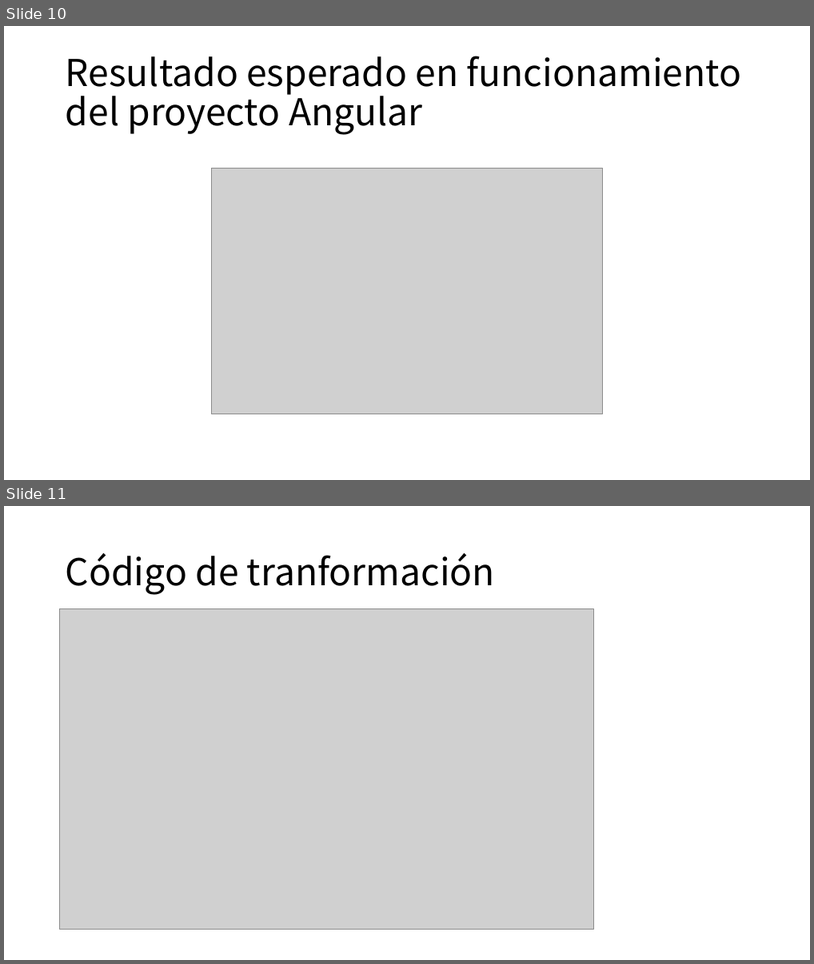
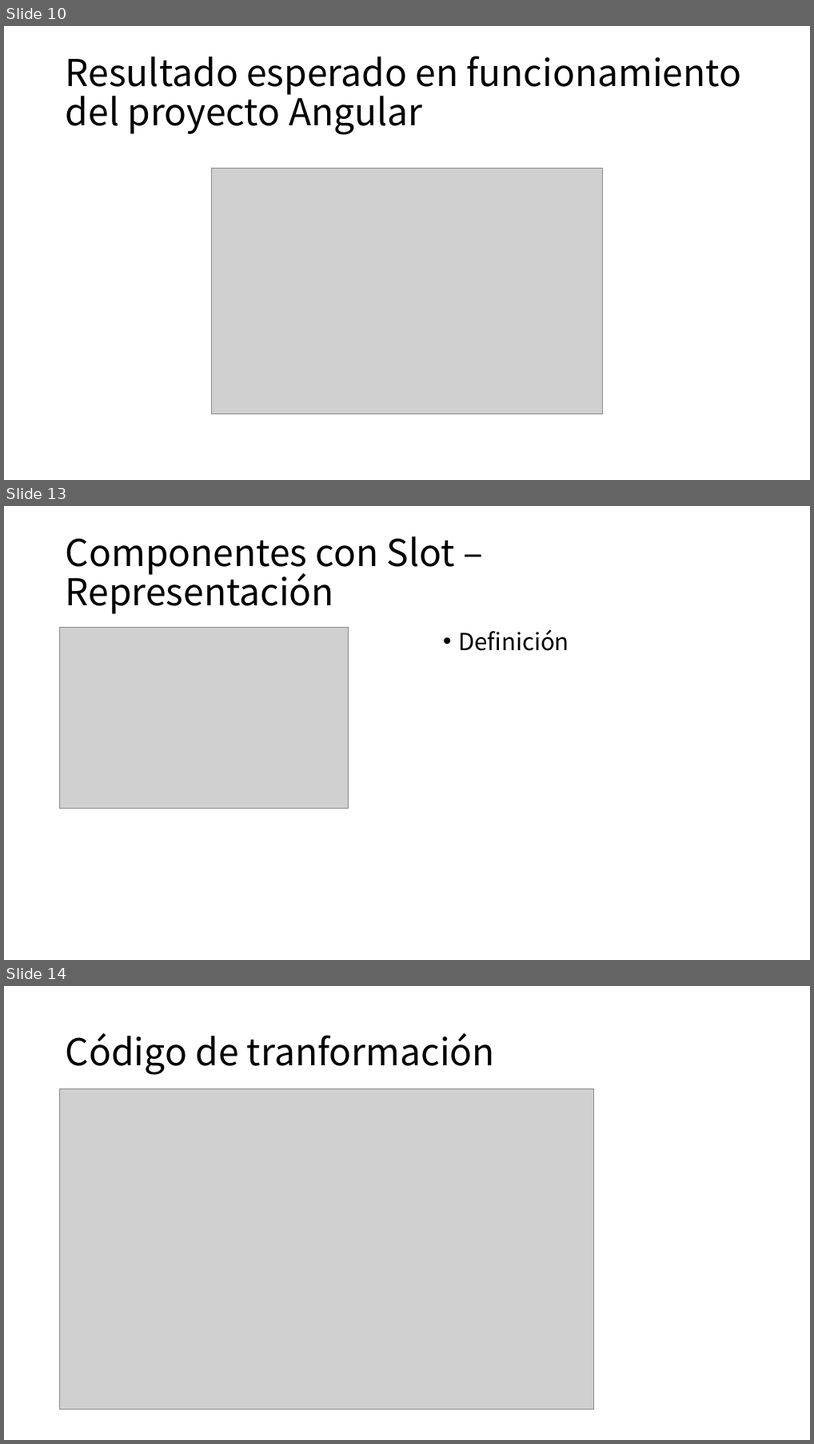
Before and after one commit to cedececa/tfg-model-2-web, a slide deck: planning-and-logs/T2A-v0.002.pptx. Shown one above the other, each under a label of ours: slides 10 and 11 before the commit, slides 10, 13 and 14 after it; the slides between them are not shown. The pictures are 814x964 and 814x1444 pixels, drawn with LibreOffice and Linux fonts; fonts in the diff are those of the drawing; grey boxes stand for pictures. Boxes give left, top, right and bottom in pixels: in the first picture for what was removed or moved away, otherwise in the second. Text is boxed around its words. In the diff, an @@ line names an element or a change of style, - is before the commit and + after.

```diff
--- a/planning-and-logs/T2A-v0.002.pptx
+++ b/planning-and-logs/T2A-v0.002.pptx
@@ slide 13 added at [4,506,810,960], background #FFFFFF @@
@@ title added at [66,536,455,614], 44 pt, text #000000 @@
+Componentes con Slot – Representación
@@ picture added at [60,627,348,808] @@
@@ text added at [458,629,570,651], 28 pt, text #000000 @@
+• Definición
@@ what was slide 11 is now slide 14 @@
```
Also in this commit, not shown: 3 slides changed, 2 other slides added, 31 other files.
